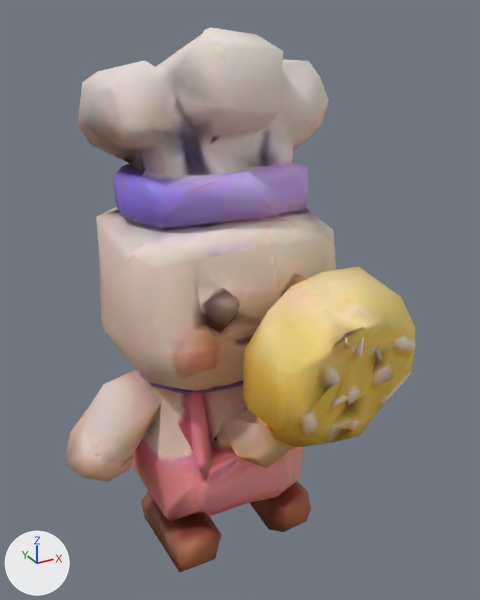
What one commit did to the glTF model games/teeter-isles/assets/models/resident_baker.glb.
Rendered twice from a 50 mm camera at (-0.505, -0.973, 1.003) aimed at (0.029, -0.001, 0.518). The lights are fixed; the arrows at lower left show +X, +Y and +Z. The older version comes first. Vertices at exactly the same position are counted once.

The first picture shows 'tripo_node_c70ed3a0-1715-43c0-9726-4105d6e6852b'.
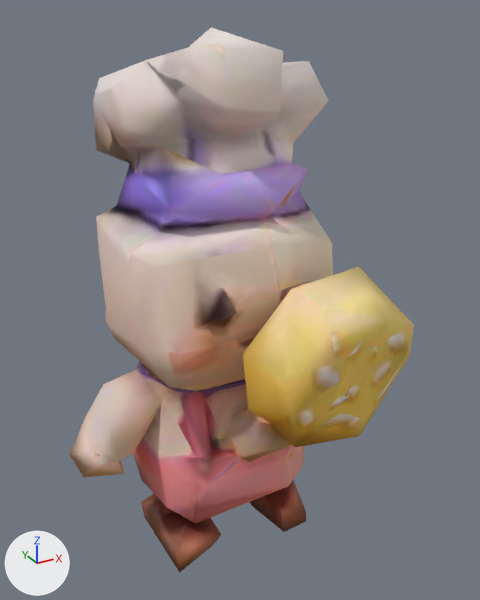
What differs and where, as boxes (x1, y1, x2, y2) in the pictures (480 x 600 px):
'tripo_node_c70ed3a0-1715-43c0-9726-4105d6e6852b', reshaped
    before: (65, 27, 415, 572)
    after: (69, 27, 414, 572)
part 1 of me_tripo_mesh_c70ed3a0_1715_43c0_9726_4105d6e6852b, cut back
    before: (65, 27, 415, 572)
    after: (85, 30, 414, 523)

The change in detail:
me_tripo_mesh_c70ed3a0_1715_43c0_9726_4105d6e6852b is used by ob_tripo_node_c70ed3a0_1715_43c0_9726_4105d6e6852b; location (0.0, 0.0, 0.0).
me_tripo_mesh_c70ed3a0_1715_43c0_9726_4105d6e6852b had 843 vertices, 1760 faces and spanned x -0.306..0.306, y -0.295..0.294, z 0.0..0.975.
me_tripo_mesh_c70ed3a0_1715_43c0_9726_4105d6e6852b now has 543 vertices, 1157 faces and spans x -0.289..0.306, y -0.295..0.282, z 0.0..0.975.
me_tripo_mesh_c70ed3a0_1715_43c0_9726_4105d6e6852b part 1: 1 vertex moved within x 0.11, y -0.1, z 0.539; 320 vertices removed from x -0.306..0.305, y -0.291..0.294, z 0.0..0.973; 20 vertices added at x -0.211..0.255, y -0.242..0.232, z 0.097..0.893.
